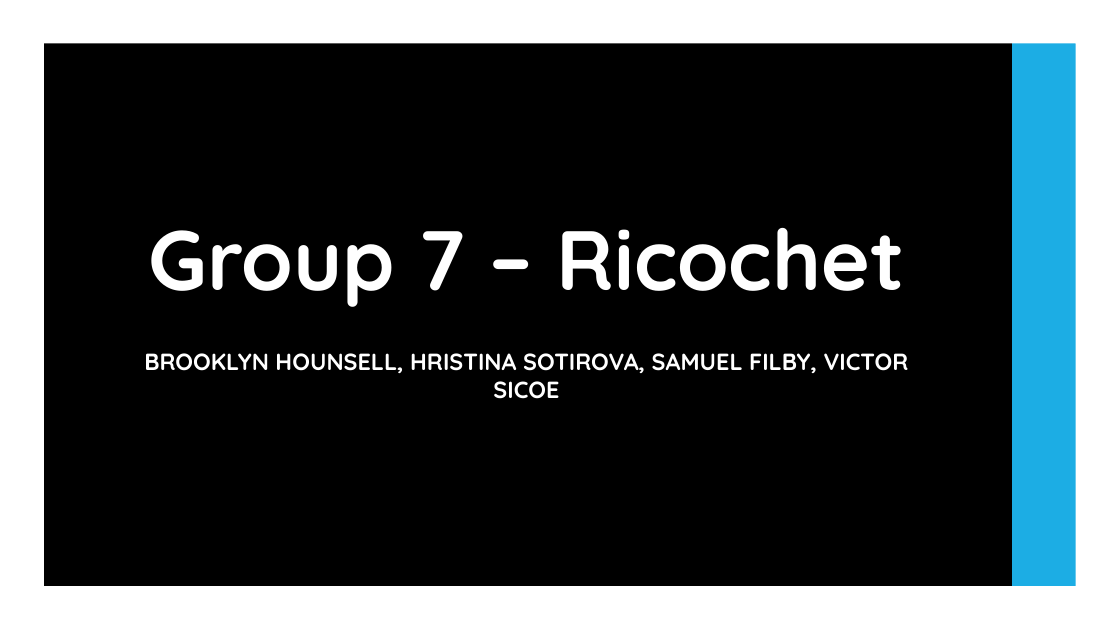
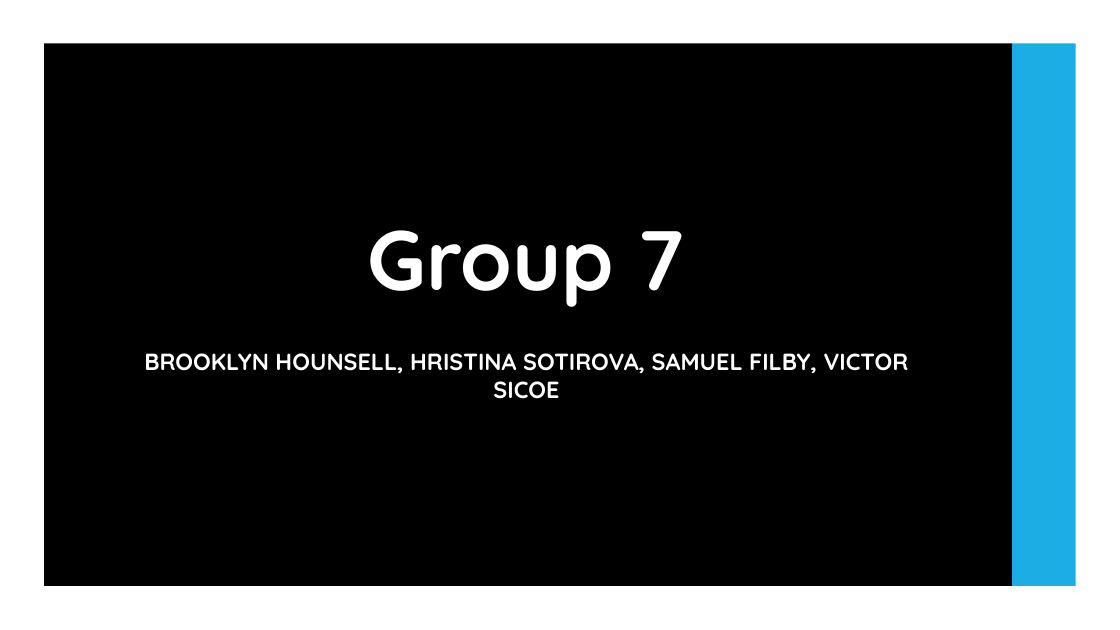
Before and after one commit to UoSGroupProjects1819/mgp-team-7, a slide deck: slide 1 of Demo Presentation/Demo Presentation.pptx. Drawn at 1120x630 pixels with LibreOffice and Linux fonts; fonts in the diff are those of the drawing; background and template pictures are left out. Boxes give left, top, right and bottom in pixels: in the first picture for what was removed or moved away, otherwise in the second. Text is boxed around its words. In the diff, an @@ line names an element or a change of style, - is before the commit and + after.

```diff
--- a/Demo Presentation/Demo Presentation.pptx
+++ b/Demo Presentation/Demo Presentation.pptx
@@ title at box(368, 230, 686, 307): text changed @@
-Group 7 – Ricochet
+Group 7
```
Also in this commit, not shown: 3 other slides changed.
